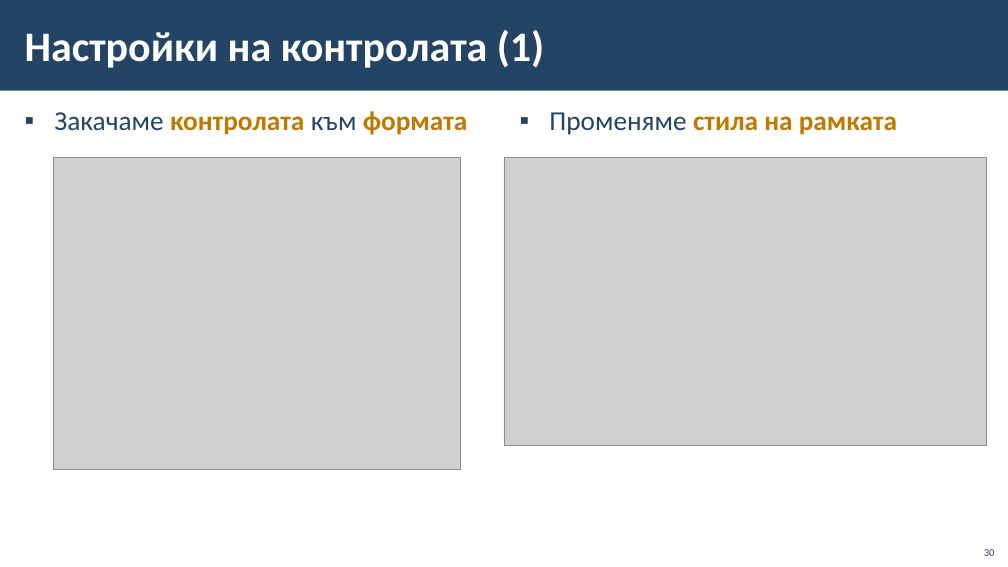
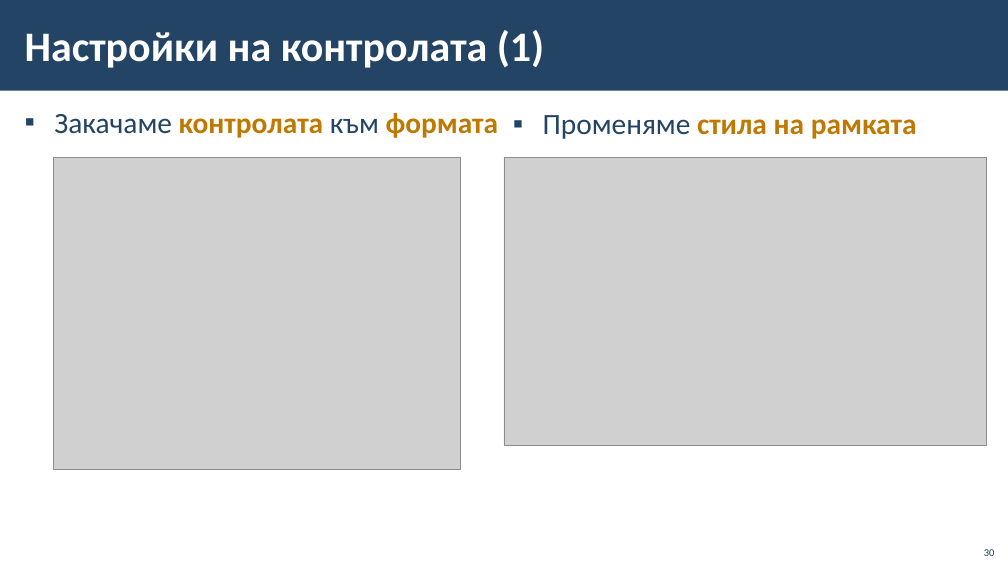
Before and after one commit to BG-IT-Edu/School-Programming, a slide deck: slide 30 of Courses/Software-Sciences/Module-4-Information-Systems-New/05-Connecting-Windows-Forms-with-database/05-Connecting-Windows-Forms-with-database.pptx. Drawn at 1008x567 pixels with LibreOffice and Linux fonts; fonts in the diff are those of the drawing; grey boxes stand for pictures; background and template pictures are left out. Boxes give left, top, right and bottom in pixels: in the first picture for what was removed or moved away, otherwise in the second. Text is boxed around its words. In the diff, an @@ line names an element or a change of style, - is before the commit and + after.

```diff
--- a/Courses/Software-Sciences/Module-4-Information-Systems-New/05-Connecting-Windows-Forms-with-database/05-Connecting-Windows-Forms-with-database.pptx
+++ b/Courses/Software-Sciences/Module-4-Information-Systems-New/05-Connecting-Windows-Forms-with-database/05-Connecting-Windows-Forms-with-database.pptx
@@ text "Закачаме контролата към формата" at box(54, 113, 499, 138): size 26 to 28 pt @@
@@ text "Променяме стила на рамката" at box(543, 115, 917, 139): size 26 to 28 pt @@
```
Also in this commit, not shown: 5 other slides changed.
